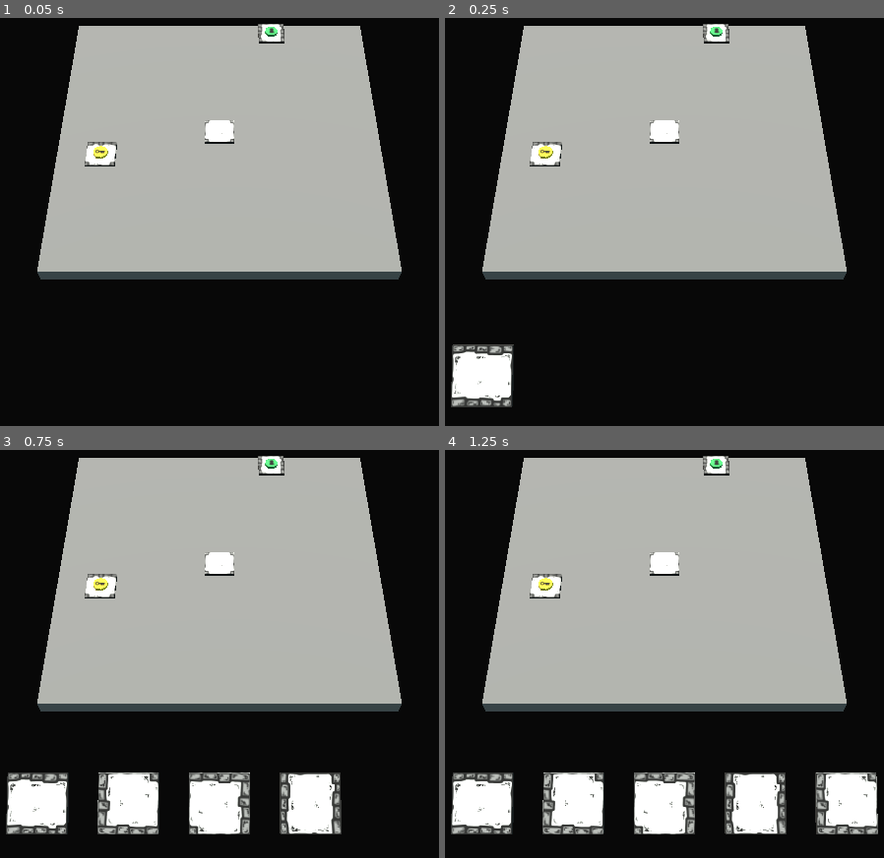
Above: before the commit, frames 1-4 (two rows, left to right).
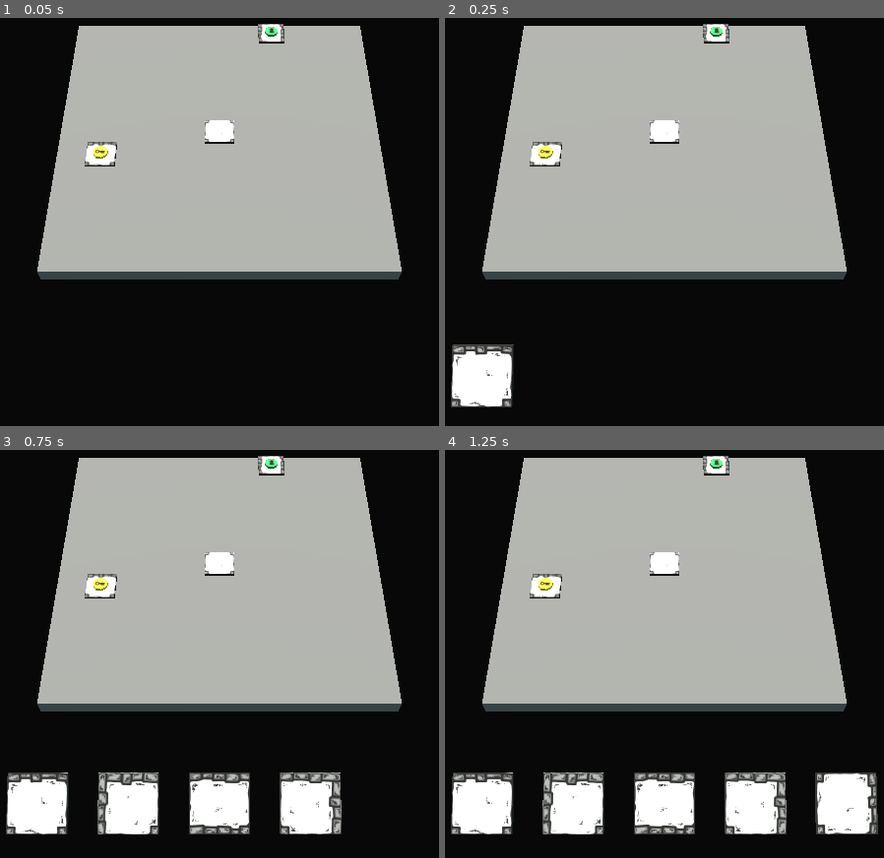
Above: after the commit, the same moments.

Repository: Cybierre-Koffee-Studio/GameOff2023
Game: Godot game, scene res://scenes/main.tscn
Same seed, same stepped clock (60 frames per second), same inputs: the game is played once before the commit and once after it.
Inputs (mouse positions are in pixels of both pictures, inside the frame that each line leads up to):
- Up to frame 1 (0.05 s): no input
- Up to frame 2 (0.25 s): no input
- Up to frame 3 (0.75 s): tap Enter (ui_accept) at 0.5 s; move the mouse to (390, 613) at 0.52 s; hold D (AllerADroite) from 0.53 s (still down); tap R (rotate_tile) at 0.6 s; click (390, 613) at 0.67 s
- Up to frame 4 (1.25 s): keep holding D (AllerADroite); tap Enter (ui_accept) at 0.77 s

Frame 1 is identical in both runs. In frame 2, 0.6% of the frame differs, in the area x 1-16%, y 80-96%; in frame 3, 3.1%; in frame 4, 3.9%, in the area x 1-99%, y 79-95%.

Commit message:
Virage des warnings inintéressants

Diff:
--- a/godot/project.godot
+++ b/godot/project.godot
@@ -18,6 +18,10 @@
 [autoload]
 
 GlobalVars="*res://scenes/global/global_vars.gd"
+
+[debug]
+
+gdscript/warnings/integer_division=0
 
 [display]
 
--- a/godot/scenes/board/tile_slot.gd
+++ b/godot/scenes/board/tile_slot.gd
@@ -17,7 +17,7 @@
 
 
 # Called every frame. 'delta' is the elapsed time since the previous frame.
-func _process(delta):
+func _process(_delta):
     pass
 
 func _on_area_3d_mouse_entered():
@@ -26,7 +26,7 @@
         GlobalVars.selected_tile_copy.visible = true
         GlobalVars.selected_tile_copy.position = self.position
 
-func _on_area_3d_input_event(camera, event, position, normal, shape_idx):
+func _on_area_3d_input_event(_camera, event, _position, _normal, _shape_idx):
     if event is InputEventMouseButton:
         if event.button_index == MOUSE_BUTTON_LEFT and event.pressed == true:
             if GlobalVars.selected_tile != null:
--- a/godot/scenes/hand/hand.gd
+++ b/godot/scenes/hand/hand.gd
@@ -23,7 +23,7 @@
     deal_hand(GlobalVars.hand_size)
 
 # Called every frame. 'delta' is the elapsed time since the previous frame.
-func _process(delta):
+func _process(_delta):
     pass
 
 func deal_hand(nb_tiles):
--- a/godot/scenes/main.gd
+++ b/godot/scenes/main.gd
@@ -3,10 +3,10 @@
 
 # Called when the node enters the scene tree for the first time.
 func _ready():
-    $Plateau.connect("tile_placed", $hand.on_tile_placed)
-    $hand.connect("tile_selected", $Plateau.on_tile_selected)
+    $Plateau.connect("tile_placed", $Hand.on_tile_placed)
+    $Hand.connect("tile_selected", $Plateau.on_tile_selected)
     pass # Replace with function body.
 
 # Called every frame. 'delta' is the elapsed time since the previous frame.
-func _process(delta):
+func _process(_delta):
     pass
--- a/godot/scenes/main.tscn
+++ b/godot/scenes/main.tscn
@@ -27,5 +27,5 @@
 
 [node name="Plateau" parent="." instance=ExtResource("2_8jvwn")]
 
-[node name="hand" parent="." instance=ExtResource("2_cdqrf")]
+[node name="Hand" parent="." instance=ExtResource("2_cdqrf")]
 transform = Transform3D(0.8, 0, 0, 0, 0.69282, -0.4, 0, 0.4, 0.69282, 0, 0, 11)
--- a/godot/scenes/tiles/tiles.gd
+++ b/godot/scenes/tiles/tiles.gd
@@ -2,6 +2,10 @@
 class_name Tile
 
 signal select_tile
+signal rotate_tile
+
+@export var can_rotate : bool = true
+@export var can_move : bool = true
 
 # Called when the node enters the scene tree for the first time.
 func _ready():
@@ -9,7 +13,7 @@
 
 
 # Called every frame. 'delta' is the elapsed time since the previous frame.
-func _process(delta):
+func _process(_delta):
     pass
 
 func _on_area_3d_mouse_entered():
@@ -18,7 +22,7 @@
 func _on_area_3d_mouse_exited():
     pass
 
-func _on_area_3d_input_event(camera, event, position, normal, shape_idx):
+func _on_area_3d_input_event(_camera, event, _position, _normal, _shape_idx):
     if event is InputEventMouseButton:
         if event.button_index == MOUSE_BUTTON_LEFT and event.pressed == true:
             select_tile.emit(self)
